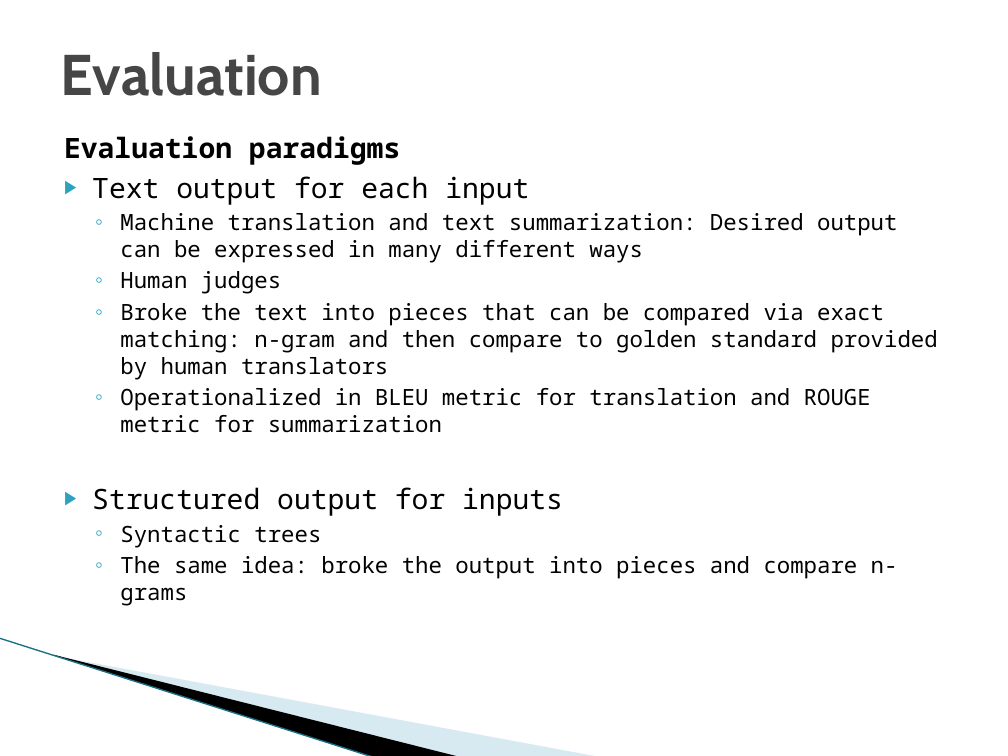
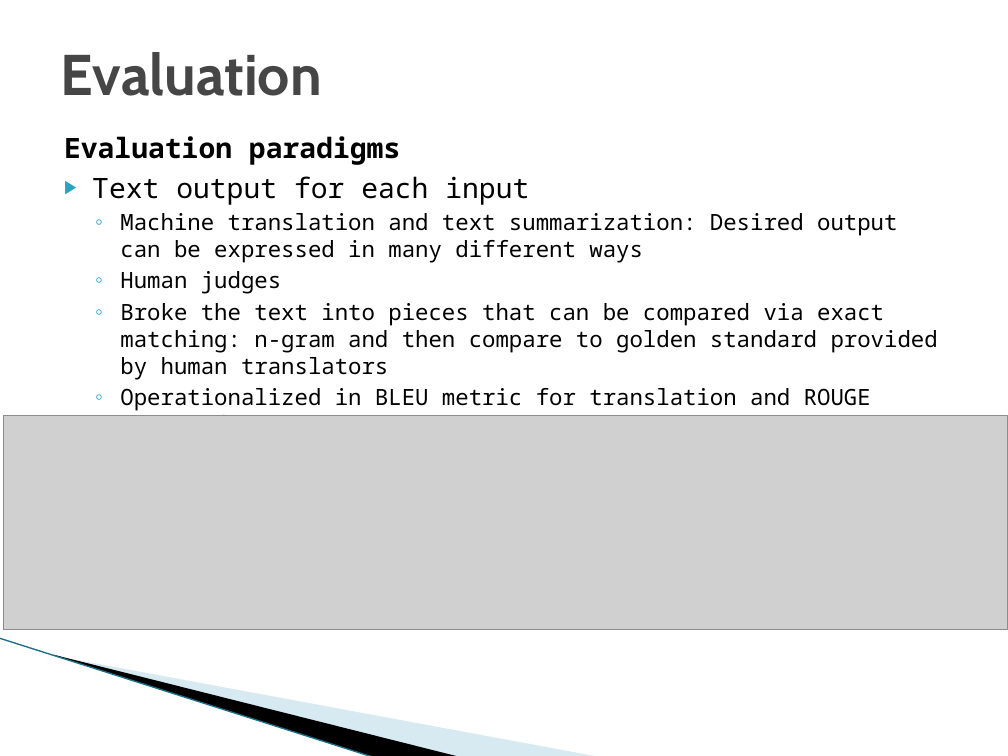
Before and after one commit to DU-ComputerVisionLab/Natural_Langauge_Processing, a slide deck: slide 41 of NLP_in_general.pptx (slide 39 before the commit). Drawn at 1008x756 pixels with LibreOffice and Linux fonts; fonts in the diff are those of the drawing; grey boxes stand for pictures; background and template pictures are left out. Boxes give left, top, right and bottom in pixels: in the first picture for what was removed or moved away, otherwise in the second. Text is boxed around its words. In the diff, an @@ line names an element or a change of style, - is before the commit and + after.

Commit message:
updated presentation with big picture overview

```diff
--- a/NLP_in_general.pptx
+++ b/NLP_in_general.pptx
@@ picture added at <box>3,415,1008,629</box> @@
@@ text at <box>92,487,898,605</box>: paragraphs removed @@
-▶ Structured output for inputs
-  ◦ Syntactic trees
-  ◦ The same idea: broke the output into pieces and compare n-grams
```
Also in this commit, not shown: 8 other slides changed, 6 slides added, 4 slides removed.
